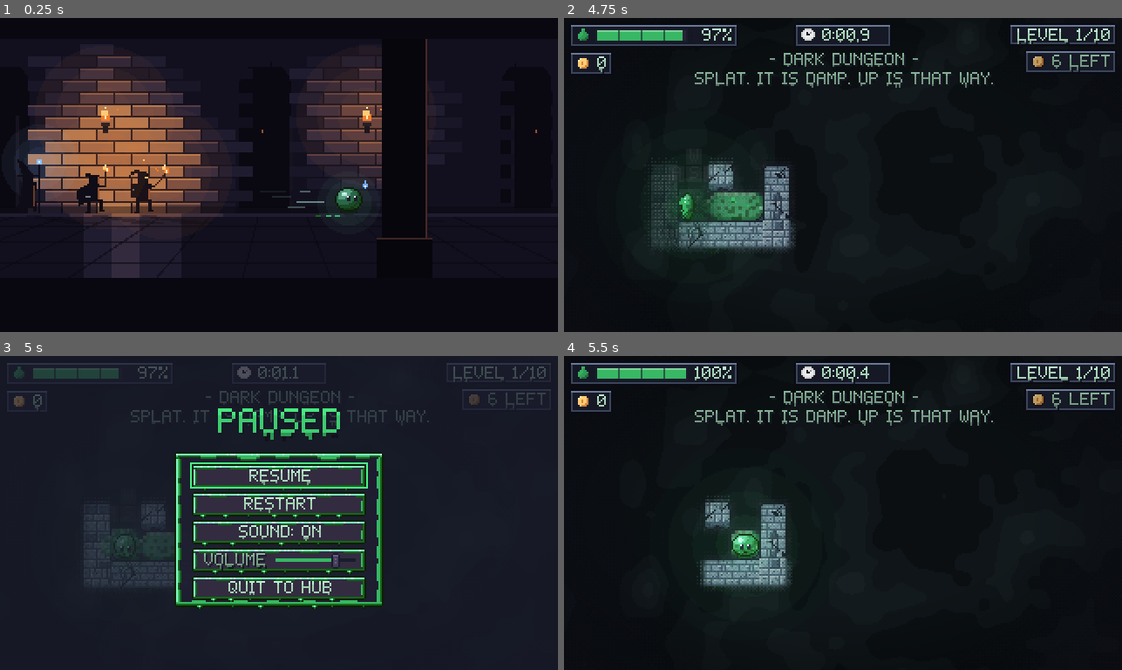
Above: before the commit, frames 1-4 (two rows, left to right).
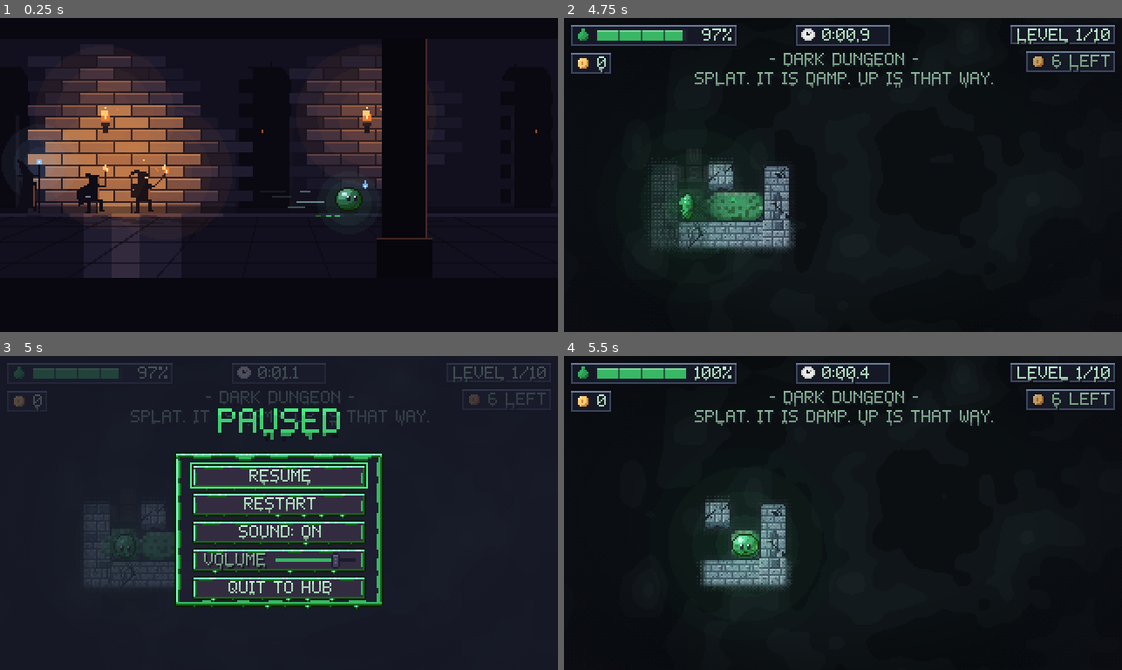
Above: after the commit, the same moments.

Repository: AveryBlue-GD/slime-time
Game: Godot game, scene res://scenes/title.tscn
Two runs of this game, one before a commit and one after it. Both use one fixed random seed, a clock stepped at 60 frames per second and the inputs below.
Inputs (mouse positions are in pixels of both pictures, inside the frame that each line leads up to):
- Up to frame 1 (0.25 s): no input
- Up to frame 2 (4.75 s): tap Enter at 0.5, 0.6, 2.1, 4.55 s; move the mouse to (965, 159) at 0.52 s; hold D (move_right) 0.53-1.25 s; click (965, 159) at 0.67 s; tap Space (jump) at 0.77, 1.07, 4.52 s; drag from (731, 190) to (815, 237) at 1.27 s; move the mouse to (898, 105) at 2.02 s; hold D (move_right) 2.03-2.75 s; drag from (815, 237) to (675, 127) at 2.77 s; click "PLAY" at 3.5 s; move the mouse to (1010, 222) at 4.27 s; hold A (move_left) from 4.28 s (still down); tap J at 4.35 s
- Up to frame 3 (5 s): keep holding A (move_left); tap Space (jump) at 4.82 s; tap Escape (menu) at 4.9 s
- Up to frame 4 (5.5 s): release A (move_left) at 5 s; click "RESTART" at 5 s

Frames 1-2 are identical in both runs. In frame 3, 1.6% of the frame differs, in the area x 31-69%, y 31-81%; in frame 4, nothing differs.

Commit message:
Attempt pod: one ticket offer for pod and payout, pop on restart
Every real restart route (R, R prompt, pause RESTART, dry-up RESTART,
REPLAY MAZE, UPGRADES round trip) is now driven end to end and checked on
the pod's displayed text and the payout for attempts 1-6, normal and dev
mode, plus the caps. The pod flashes when its number changes on a restart
(none with Reduce Motion). Shots docs/polish-shots/attempts_*.png.

Co-Authored-By: Claude Sonnet 5.5 <noreply@anthropic.com>

Diff:
--- a/scripts/game.gd
+++ b/scripts/game.gd
@@ -1182,20 +1182,35 @@
 
 
 ## Randomizer: counts this start of the maze (an attempt) and shows it with what a win would pay.
+## Runs in _ready, so the restarted run's very first frame already shows the new count; when the
+## tickets on offer changed since the pod last showed this maze, the pod pops (see Hud.set_attempt).
 func _count_attempt() -> void:
 	if not is_random() or progress == null:
 		return
 	attempt_key = progress.random_attempt_key(random_seed, seed_level, hard_mode)
 	attempt = progress.begin_random_attempt(attempt_key)
 	touch_controls.pause_rect.position.y = touch_controls.PAUSE_Y_RANDOM  # under the two-line attempt pod
-	_refresh_attempt_pod()
-
-
-## The HUD's attempt pod: ATTEMPT n and the tickets a win would pay now (of 5) (0 once dev toggles were used).
-func _refresh_attempt_pod() -> void:
+	var before: int = progress.random_offer_shown.get(attempt_key, -1)
+	_refresh_attempt_pod(before >= 0 and before != ticket_offer())
+
+
+## Randomizer: the tickets a win on this run would pay right now, every cap applied (0 once dev
+## toggles or the assist were used). The attempt pod shows exactly this, and a win pays exactly
+## this (Progress.complete_random applies the same Progress.random_payout).
+func ticket_offer() -> int:
+	if not is_random() or progress == null or dev_toggled or assisted:
+		return 0
+	return progress.random_tickets_due(attempt, random_seed)
+
+
+## The HUD's attempt pod: ATTEMPT n and ticket_offer() (of 5). `pop` (a restart changed the number)
+## flashes it, unless Reduce Motion is on.
+func _refresh_attempt_pod(pop := false) -> void:
 	if not is_random() or progress == null:
 		return
-	hud.set_attempt(attempt, 0 if dev_toggled or assisted else progress.random_tickets_due(attempt, random_seed), progress.tickets_for_attempt(1))
+	var offer := ticket_offer()
+	progress.random_offer_shown[attempt_key] = offer
+	hud.set_attempt(attempt, offer, progress.tickets_for_attempt(1), pop and motion_scale() > 0.0)
 
 
 # ---------------------------------------------------------------- dev: wall power
--- a/scripts/hud.gd
+++ b/scripts/hud.gd
@@ -49,6 +49,17 @@
 var attempt_pod: Control
 var attempt_label: Label
 var _attempt_icon: TextureRect
+## The attempt pod's pop (set_attempt): a bright copy of the TIX AVAILABLE line, flashed over it.
+var _attempt_flash: Label
+var _attempt_tween: Tween
+## Pop timing: wait for the restart's goo wipe (Transition.UNCOVER_TIME 0.32 s) to clear the top of
+## the screen, blink bright, dim, bright, then fade (about half a second in all).
+const ATTEMPT_POP_DELAY := 0.2
+const ATTEMPT_POP_BLINK := 0.08
+const ATTEMPT_POP_FADE := 0.34
+const ATTEMPT_POP_COLOR := Color(1.6, 1.5, 1.2)
+const ATTEMPT_FLASH_TINT := Color.WHITE
+const ATTEMPT_POP_PANEL := Color(2.2, 2.0, 1.6)
 ## Shown only when a level is beaten faster than its saved record.
 var record_banner: CenterContainer
 var record_time_label: Label
@@ -149,6 +160,11 @@
 	attempt_label = UIKit.make_label("", 8, TICKET_TINT)
 	attempt_label.horizontal_alignment = HORIZONTAL_ALIGNMENT_RIGHT
 	attempt_row.add_child(attempt_label)
+	_attempt_flash = UIKit.make_label("", 8, ATTEMPT_FLASH_TINT)
+	_attempt_flash.horizontal_alignment = HORIZONTAL_ALIGNMENT_RIGHT
+	_attempt_flash.set_anchors_and_offsets_preset(Control.PRESET_FULL_RECT)
+	_attempt_flash.modulate.a = 0.0
+	attempt_label.add_child(_attempt_flash)
 	attempt_pod.visible = false
 
 	area_label = _make_label(SkinText.ROLE_DIM)
@@ -301,7 +317,9 @@
 ## would pay right now (every cap applied) out of a first attempt's full pay, counting down
 ## attempt by attempt: "ATTEMPT 1  TIX AVAILABLE 5/5", "ATTEMPT 2  TIX AVAILABLE 4/5" ... 1/5 from
 ## the 5th; e.g. 1/5 when capped, dim 0/5 when a win would pay nothing. `most` = a first attempt's pay.
-func set_attempt(attempt: int, payout: int, most := 5) -> void:
+## `pop`: the number just changed (a restart): the TIX AVAILABLE line flashes bright twice and
+## fades back (ATTEMPT_POP_*, about half a second, after the restart's goo wipe has cleared the top).
+func set_attempt(attempt: int, payout: int, most := 5, pop := false) -> void:
 	attempt_pod.visible = true
 	# The two-line pod reaches down to y 40: the area name moves under it instead of under the timer.
 	area_label.offset_top = AREA_TOP_UNDER_ATTEMPT
@@ -310,6 +328,31 @@
 	var color := TICKET_TINT if payout > 0 else MEDAL_OWNED
 	attempt_label.add_theme_color_override("font_color", color)
 	_attempt_icon.modulate = Color.WHITE if payout > 0 else TICKET_DIM
+	# The flash: a bright copy of the second line drawn over it (the first line left blank).
+	_attempt_flash.text = " \nTIX AVAILABLE %d/%d" % [payout, most]
+	if _attempt_tween:
+		_attempt_tween.kill()
+		_attempt_tween = null
+	_attempt_flash.modulate.a = 0.0
+	_attempt_icon.self_modulate = Color.WHITE
+	attempt_pod.self_modulate = Color.WHITE
+	if not pop:
+		return
+	var flash := func(a: float) -> void:
+		_attempt_flash.modulate.a = a
+		_attempt_icon.self_modulate = Color.WHITE.lerp(ATTEMPT_POP_COLOR, a)
+		attempt_pod.self_modulate = Color.WHITE.lerp(ATTEMPT_POP_PANEL, a)
+	_attempt_tween = create_tween()
+	_attempt_tween.tween_interval(ATTEMPT_POP_DELAY)
+	_attempt_tween.tween_method(flash, 1.0, 1.0, ATTEMPT_POP_BLINK)
+	_attempt_tween.tween_method(flash, 0.25, 0.25, ATTEMPT_POP_BLINK)
+	_attempt_tween.tween_method(flash, 1.0, 0.0, ATTEMPT_POP_FADE).set_trans(Tween.TRANS_QUAD).set_ease(Tween.EASE_IN)
+	_attempt_tween.tween_callback(func() -> void: _attempt_tween = null)
+
+
+## True while the attempt pod's pop is still playing (or waiting for the goo wipe to clear).
+func attempt_flashing() -> bool:
+	return _attempt_tween != null and _attempt_tween.is_valid() and _attempt_tween.is_running()
 
 
 func set_time(seconds: float) -> void:
--- a/scripts/progress.gd
+++ b/scripts/progress.gd
@@ -110,6 +110,9 @@
 ## Not saved: attempts (starts, incl. dry-up retries and restarts) per randomizer maze this session,
 ## keyed by random_attempt_key (the seed code). NEW MAZE clears it.
 var random_attempts := {}
+## Not saved: the tickets the attempt pod last showed for each maze (same keys as random_attempts), so
+## a restart that changes the number can make the pod pop. Cleared with random_attempts.
+var random_offer_shown := {}
 ## Not saved: the level whose next attempt was chosen to be played with the slime reserve.
 var assist_level := 0
 ## Tests set a day number here instead of reading the clock (-1 = use the clock).
@@ -843,6 +846,7 @@
 	random_level = -1
 	random_seed_fresh = true
 	random_attempts.clear()  # a new maze starts counting at attempt 1
+	random_offer_shown.clear()
 
 
 # ---------------------------------------------------------------- skins
@@ -1110,6 +1114,7 @@
 	random_paid_seeds.clear()
 	random_seed_fresh = true
 	random_attempts.clear()
+	random_offer_shown.clear()
 	assist_level = 0
 	save_progress()
 
--- /dev/null
+++ b/tests/demo_attempts.gd
@@ -0,0 +1,75 @@
+extends Node
+
+## Screenshot scenario: a randomizer maze restarted for real until it is on attempt N, then the HUD's
+## attempt pod is shown (the run's own frames, no pod set by hand). Prints the pod's text on each
+## restart's first frame. Never saves (throwaway save path, saving off).
+##   --attempt=N   restart until attempt N (default 1)
+##   --route=key   the R key, then Enter on the R prompt's RESTART (default; as a player does)
+##   --route=pause the pause menu's RESTART;  --route=dryup  the dry-up RESTART button
+##   --pop         quit mid-pop (the TIX AVAILABLE flash), else once it has finished
+## ./tools/screenshot.sh --frames 900 --scene res://tests/demo_attempts.tscn --upgrades=3,0,0 --skin=ocean --attempt=2
+
+const GAME_SCENE := "res://scenes/main.tscn"
+
+var target := 1
+var route := "key"
+var pop := false
+
+
+func _ready() -> void:
+	Progress.save_path = "user://test_save.cfg"  # never the real save
+	Progress.saving_enabled = false
+	for arg in OS.get_cmdline_user_args():
+		if arg.begins_with("--attempt="):
+			target = maxi(arg.trim_prefix("--attempt=").to_int(), 1)
+		elif arg.begins_with("--route="):
+			route = arg.trim_prefix("--route=")
+		elif arg == "--pop":
+			pop = true
+	Progress.start_random()
+	Progress.random_seed = 777
+	var game: Node2D = load(GAME_SCENE).instantiate()
+	get_tree().root.add_child.call_deferred(game)
+	_drive.call_deferred(game)
+
+
+func _drive(game: Node2D) -> void:
+	await get_tree().process_frame
+	get_tree().current_scene = game
+	await get_tree().physics_frame
+	print("attempt pod: ", game.hud.attempt_label.text.replace("\n", " / "))
+	while game.attempt < target:
+		await get_tree().create_timer(0.6).timeout  # let the goo wipe clear, as a player would
+		var old_id := game.get_instance_id()
+		match route:
+			"pause":
+				game.pause_menu.open()
+				await get_tree().process_frame
+				game.pause_menu.buttons[1].pressed.emit()  # RESTART
+			"dryup":
+				game.slime_remaining = 0.0
+				while game.hud.choice_buttons.is_empty():
+					await get_tree().process_frame
+				game.hud.choice_buttons[0].pressed.emit()  # RESTART
+			_:
+				_key(KEY_R)
+				for i in 3:
+					await get_tree().process_frame
+				if is_instance_valid(game) and game.restart_prompt.visible:  # coins in hand: RESTART has the focus
+					_key(KEY_ENTER)
+		while get_tree().current_scene == null or get_tree().current_scene.get_instance_id() == old_id \
+				or not get_tree().current_scene.is_inside_tree():
+			await get_tree().process_frame
+		game = get_tree().current_scene
+		print("attempt pod: ", game.hud.attempt_label.text.replace("\n", " / "))
+	await get_tree().create_timer(0.23 if pop and target > 1 else 1.2).timeout
+	get_tree().quit()
+
+
+func _key(code: Key) -> void:
+	for down in [true, false]:
+		var key := InputEventKey.new()
+		key.keycode = code
+		key.physical_keycode = code
+		key.pressed = down
+		Input.parse_input_event(key)
--- /dev/null
+++ b/tests/demo_attempts.tscn
@@ -0,0 +1,6 @@
+[gd_scene load_steps=2 format=3]
+
+[ext_resource type="Script" path="res://tests/demo_attempts.gd" id="1"]
+
+[node name="DemoAttempts" type="Node"]
+script = ExtResource("1")
--- /dev/null
+++ b/tests/test_attempt_restarts.gd
@@ -0,0 +1,268 @@
+extends SceneTree
+
+## The randomizer's attempt pod (ATTEMPT n / TIX AVAILABLE k/5) counts down on EVERY real restart
+## route, read from the pod's displayed text on the restarted run's first frame: R (straight away
+## and through the R prompt's RESTART), the pause menu's RESTART button, the dry-up RESTART button,
+## the win screen's REPLAY MAZE, and the UPGRADES round trip (dry-up UPGRADES, then PLAY). A win pays
+## exactly what the pod showed, for attempts 1-6 and every route; quitting to the hub and coming back
+## with a NEW maze starts at 1 again; dev mode (999 coins) behaves the same; the caps still show
+## (typed seed, no MORE SLIME, dev toggles, daily cap). The pod pops when its number changes (none
+## with Reduce Motion). Uses a throwaway save.
+## Run: ./tools/godot.sh --path . --headless --fixed-fps 60 --quit-after 300000 -s res://tests/test_attempt_restarts.gd
+
+const TEST_SAVE := "user://test_save.cfg"
+const GAME_SCENE := "res://scenes/main.tscn"
+const PAY := [5, 4, 3, 2, 1, 1]
+
+var failures := 0
+var progress: Node
+
+
+func _initialize() -> void:
+	await process_frame
+	progress = root.get_node("Progress")
+	progress.save_path = TEST_SAVE
+	progress.hard_mode = false
+	progress.reset_progress()
+	progress.day_override = 40000
+
+	for dev in [false, true]:
+		progress.dev_tools = dev
+		progress.dev_bright = false
+		progress.dev_no_drain = false
+		progress.upgrades = {"slime": 1}
+		var tag := "dev: " if dev else ""
+		# Each route, on its own fresh maze: start, restart that way, read the pod each time.
+		for route in ["r_key", "r_coins", "pause", "dryup", "upgrades", "replay"]:
+			# no coins in hand: R restarts at once; with coins (and always in dev mode, 999 coins): the
+			# R prompt opens and its RESTART restarts
+			progress.coins_found = {1: ["1,1", "2,2", "3,3"]} if route == "r_coins" else {}
+			var game := await _start_new_maze()
+			var seed_value: int = game.random_seed
+			var ok := _pod_is(game, 1)
+			for n in range(2, 7):
+				game = await _restart(game, route)
+				# REPLAY MAZE follows a win, and a seed that paid today pays nothing again: 0/5
+				var shown_ok := _pod(game) == "ATTEMPT %d\nTIX AVAILABLE 0/5" % n if route == "replay" else _pod_is(game, n)
+				ok = ok and game != null and game.random_seed == seed_value and shown_ok
+				if not ok:
+					break
+			var expect := "ATTEMPT 2..6 at 0/5 (the won seed already paid today)" if route == "replay" else "ATTEMPT 1..6 count down 5/5 4/5 3/5 2/5 1/5 1/5"
+			_check(ok, "%s%s: %s on the first frame of each restart (%s)" % [tag, route, expect, _pod(game).replace("\n", " ")])
+			_reset_day()
+		# A win pays what the pod showed, attempt 1-6, through every route.
+		for route in ["r_key", "pause", "dryup", "upgrades"]:
+			for n in range(1, 7):
+				var game := await _start_new_maze()
+				for i in n - 1:
+					game = await _restart(game, route)
+				var shown := _pod(game)
+				var paid := await _win(game)
+				_check(paid == PAY[n - 1] and shown.ends_with("%d/5" % paid), "%s%s: a win on attempt %d pays %d, as the pod said (%s)" % [tag, route, n, paid, shown.replace("\n", " ")])
+				await _leave(game)
+				_reset_day()
+		# Quit to the hub and back: a NEW maze, attempt 1 again.
+		var g := await _start_new_maze()
+		var old_seed: int = g.random_seed
+		g = await _restart(g, "pause")
+		g = await _restart(g, "pause")
+		_check(_pod_is(g, 3), "%s(attempt 3 before quitting)" % tag)
+		await _leave(g)
+		g = await _start_new_maze()  # the hub's portal: Progress.start_random
+		_check(g.random_seed != old_seed and _pod_is(g, 1), "%squit to the hub, then a new maze: ATTEMPT 1, 5/5 (%s)" % [tag, _pod(g)])
+		g = await _restart(g, "r_key")
+		_check(_pod_is(g, 2), "%s...and its restart is ATTEMPT 2, 4/5 (%s)" % [tag, _pod(g)])
+		var paid := await _win(g)
+		_check(paid == 4, "%s...an R-restart win on attempt 2 pays 4 (%d)" % [tag, paid])
+		await _leave(g)
+		_reset_day()
+
+	# --- Caps still shown, and they agree with the payout
+	progress.dev_tools = true
+	progress.upgrades = {"slime": 1}
+	var game := await _start_new_maze()
+	game.set_dev_bright(true)
+	_check(_pod(game).ends_with("0/5"), "dev FULL BRIGHT: the pod shows 0/5 (%s)" % _pod(game))
+	game = await _restart(game, "r_key")
+	_check(_pod(game) == "ATTEMPT 2\nTIX AVAILABLE 0/5", "...still 0/5 on the restarted run (toggle kept) (%s)" % _pod(game))
+	game.set_dev_bright(false)
+	await _leave(game)
+	progress.dev_bright = false
+	progress.dev_tools = false
+	progress.upgrades = {}
+	game = await _start_new_maze()
+	game = await _restart(game, "pause")
+	_check(_pod(game) == "ATTEMPT 2\nTIX AVAILABLE 1/5", "no MORE SLIME: attempt 2 shows 1/5 (%s)" % _pod(game))
+	_check(await _win(game) == 1, "...and pays 1")
+	await _leave(game)
+	_reset_day()
+	progress.upgrades = {"slime": 1}
+	game = await _start_new_maze()
+	progress.random_seed_fresh = false  # as a typed seed does (pause menu SEED box)
+	game = await _restart(game, "dryup")
+	_check(_pod(game) == "ATTEMPT 2\nTIX AVAILABLE 1/5", "typed seed: attempt 2 shows 1/5 (%s)" % _pod(game))
+	_check(await _win(game) == 1, "...and pays 1")
+	await _leave(game)
+	_reset_day()
+	progress.random_paid = 5
+	progress.random_pay_day = progress.utc_day()
+	game = await _start_new_maze()
+	game = await _restart(game, "r_key")
+	_check(_pod(game) == "ATTEMPT 2\nTIX AVAILABLE 0/5", "daily cap reached: attempt 2 shows 0/5 (%s)" % _pod(game))
+	_check(await _win(game) == 0, "...and pays 0")
+	await _leave(game)
+	_reset_day()
+
+	# --- The countdown pops when the number changes (not on a first start; never with Reduce Motion)
+	game = await _start_new_maze()
+	_check(not game.hud.attempt_flashing(), "attempt 1: no pop")
+	game = await _restart(game, "r_key")
+	_check(game.hud.attempt_flashing(), "a restart that lowers the number pops the pod")
+	for i in 60:
+		await process_frame
+	_check(not game.hud.attempt_flashing() and game.hud.attempt_pod.scale == Vector2.ONE, "...for about half a second, then it's back to normal")
+	progress.reduce_motion = true
+	game = await _restart(game, "r_key")
+	_check(not game.hud.attempt_flashing() and _pod_is(game, 3), "Reduce Motion: the number just changes (%s)" % _pod(game))
+	progress.reduce_motion = false
+	for i in 4:
+		game = await _restart(game, "r_key")
+	_check(_pod_is(game, 7) and not game.hud.attempt_flashing(), "7th attempt: 1/5 as before, nothing to pop")
+	await _leave(game)
+
+	progress.day_override = -1
+	progress.dev_tools = false
+	progress.reset_progress()
+	print("RESULT: %s" % ("PASS" if failures == 0 else "FAIL (%d)" % failures))
+	quit(1 if failures > 0 else 0)
+
+
+func _pod(game: Node) -> String:
+	return game.hud.attempt_label.text if game and game.hud.attempt_pod.visible else "<no pod>"
+
+
+func _pod_is(game: Node, n: int) -> bool:
+	return _pod(game) == "ATTEMPT %d\nTIX AVAILABLE %d/5" % [n, PAY[mini(n, PAY.size()) - 1]]
+
+
+func _reset_day() -> void:
+	progress.random_paid = 0
+	progress.random_paid_seeds.clear()
+
+
+## The hub's portal: a new randomizer maze, the game scene loaded the way the game loads it.
+func _start_new_maze() -> Node2D:
+	progress.start_random()
+	change_scene_to_file(GAME_SCENE)
+	return await _first_frame()
+
+
+## The new game scene as soon as it is in the tree (its _ready has run: the first frame it draws).
+func _first_frame(old_id := 0) -> Node2D:
+	for i in 600:
+		await process_frame
+		var scene := current_scene
+		if scene != null and scene.get_instance_id() != old_id and scene.is_inside_tree() and scene.get("attempt") != null:
+			return scene
+	return null
+
+
+## Restarts `game` by the real route and returns the restarted game.
+func _restart(game: Node2D, route: String) -> Node2D:
+	var old_id := game.get_instance_id()
+	match route:
+		"r_key", "r_coins":
+			_press("restart")
+			await process_frame
+			if progress.coins() > 0:
+				_check_quiet(game.restart_prompt.visible, "the R prompt opened (coins in hand)")
+				_find_button(game.restart_prompt, "RESTART").pressed.emit()
+		"pause":
+			_press("menu")
+			await process_frame
+			_find_button(game.pause_menu, "RESTART").pressed.emit()
+		"dryup", "upgrades":
+			await _dry_up(game)
+			if route == "dryup":
+				_find_button(game.hud, "RESTART").pressed.emit()
+			else:
+				_find_button(game.hud, "UPGRADES").pressed.emit()
+				var screen := await _wait_scene("upgrades")
+				_find_button(screen, "PLAY").pressed.emit()
+		"replay":
+			await _win(game)
+			await _wait_choices(game)
+			_find_button(game.hud, "REPLAY MAZE").pressed.emit()
+	return await _first_frame(old_id)
+
+
+func _press(action: String) -> void:
+	var press := InputEventAction.new()
+	press.action = action
+	press.pressed = true
+	Input.parse_input_event(press)
+	var release := InputEventAction.new()
+	release.action = action
+	release.pressed = false
+	Input.parse_input_event(release)
+
+
+func _dry_up(game: Node2D) -> void:
+	game.slime_remaining = 0.0
+	for i in 30:
+		await physics_frame
+	await _wait_choices(game)
+
+
+func _wait_choices(game: Node2D) -> void:
+	for i in 600:
+		if game.hud.choice_buttons.size() > 0 and game.hud.choice_buttons[0].is_visible_in_tree():
+			return
+		await process_frame
+
+
+func _wait_scene(name_part: String) -> Node:
+	for i in 600:
+		await process_frame
+		if current_scene and name_part in current_scene.scene_file_path:
+			await process_frame
+			return current_scene
+	return null
+
+
+## Wins `game` (the slime on the ticket) and returns the tickets it paid.
+func _win(game: Node2D) -> int:
+	var before: int = progress.tickets
+	game.slime.position = game.goal.position
+	for i in 10:
+		await physics_frame
+	_check_quiet(game.won, "the win registered")
+	return progress.tickets - before
+
+
+## Leaves a game for good (as QUIT TO HUB would, without the hub).
+func _leave(game: Variant) -> void:
+	if is_instance_valid(game):
+		current_scene = null
+		game.queue_free()
+	await process_frame
+	await process_frame
+
+
+func _find_button(node: Node, text: String) -> Button:
+	for child in node.find_children("*", "Button", true, false):
+		if (child as Button).text == text:
+			return child
+	push_error("no %s button under %s" % [text, node.name])
+	return null
+
+
+func _check_quiet(ok: bool, label: String) -> void:
+	if not ok:
+		_check(false, label)
+
+
+func _check(ok: bool, label: String) -> void:
+	print(("  ok   " if ok else "  FAIL ") + label)
+	if not ok:
+		failures += 1
Binary file added: docs/polish-shots/attempts_1.png
Binary file added: docs/polish-shots/attempts_2.png
Binary file added: docs/polish-shots/attempts_2_pop.png
Binary file added: docs/polish-shots/attempts_3.png
Not shown, added: tests/demo_attempts.gd.uid
Not shown, added: tests/test_attempt_restarts.gd.uid
Not shown, changed: docs/handoff.md
